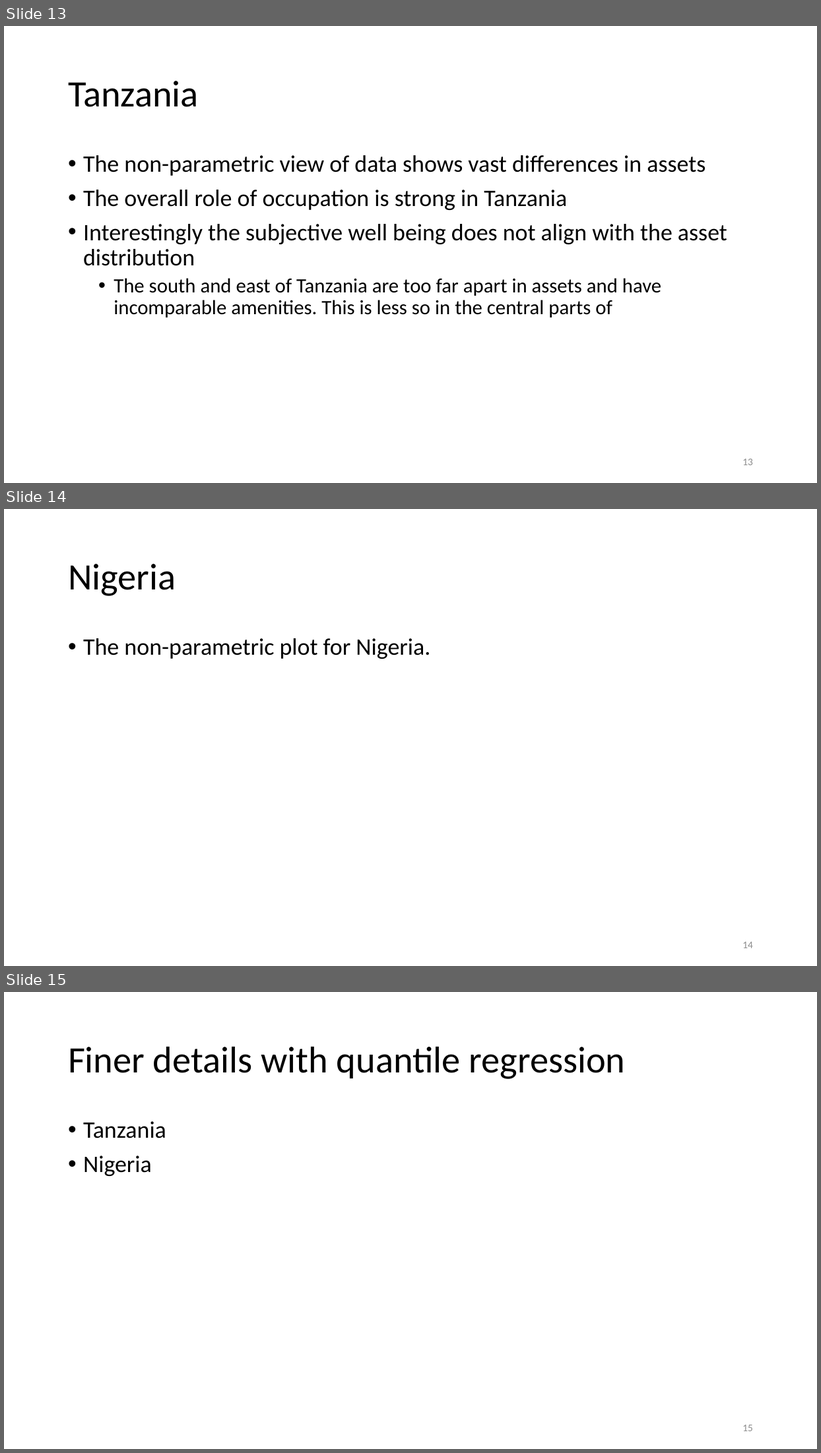
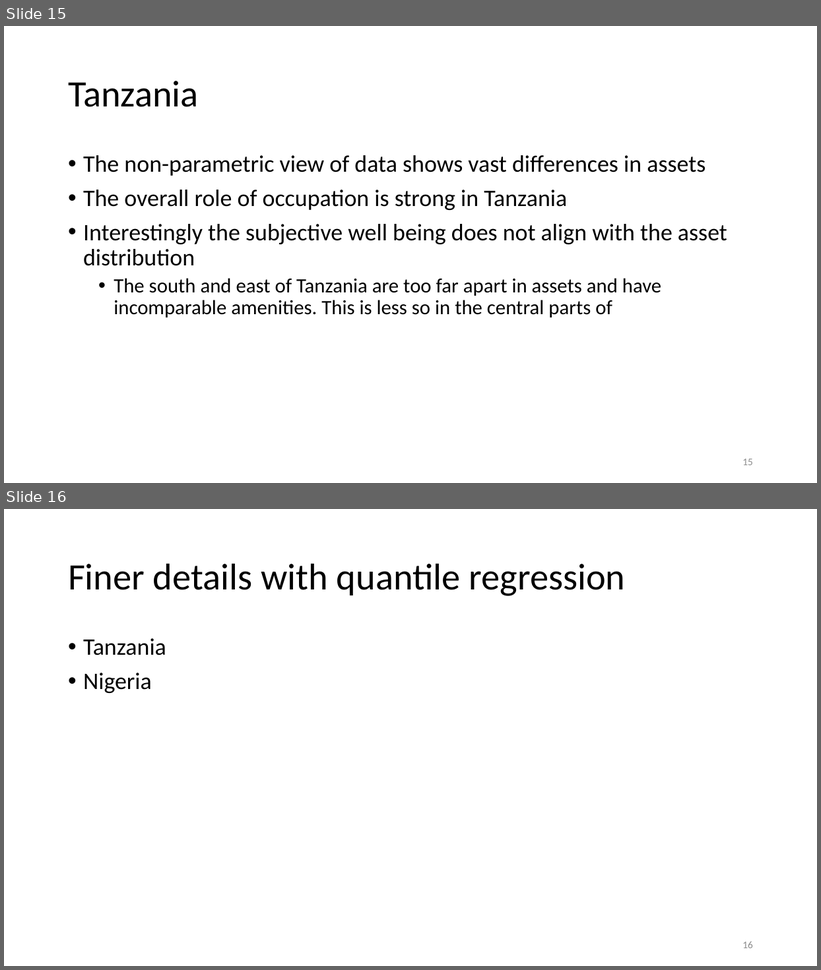
Before and after one commit to anuragr81/research, a slide deck: consumption/presentationOct2021.pptx. Shown one above the other, each under a label of ours: slides 13, 14 and 15 before the commit, slides 15 and 16 after it. The pictures are 821x1453 and 821x970 pixels, drawn with LibreOffice and Linux fonts; fonts in the diff are those of the drawing; background and template pictures are left out. Boxes give left, top, right and bottom in pixels: in the first picture for what was removed or moved away, otherwise in the second. Text is boxed around its words. In the diff, an @@ line names an element or a change of style, - is before the commit and + after.

```diff
--- a/consumption/presentationOct2021.pptx
+++ b/consumption/presentationOct2021.pptx
@@ slide 14 removed at box(4, 509, 817, 966), background #FFFFFF @@
@@ title removed at box(68, 564, 176, 596) @@
-Nigeria
@@ text removed at box(83, 638, 430, 659) @@
-• The non-parametric plot for Nigeria.
@@ page number removed at box(743, 942, 753, 949) @@
-14
@@ what was slide 13 is now slide 15 @@
@@ page number at box(743, 459, 753, 466): text changed @@
-13
+15
@@ what was slide 15 is now slide 16 @@
@@ page number at box(743, 941, 753, 949): text changed @@
-15
+16
```
Also in this commit, not shown: 2 slides added, 6 other files.
